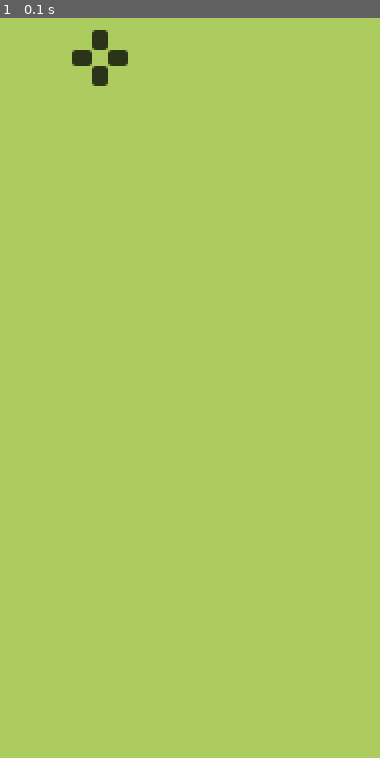
Above: before the commit, frame 1.
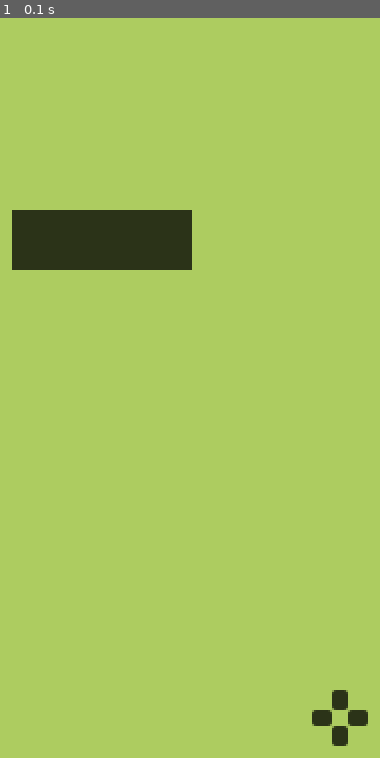
Above: after the commit, the same moment.

Repository: Trickaay/Pygame---Snake
Game: pygame game, started from snake.py
The game is run twice, just before and just after one commit, with the same random seed, the same clock (stepped at 60 frames per second) and the same inputs.
Inputs:
- Up to frame 1 (0.1 s): no input

The runs differ from the first frame. In frame 1, 4.8% of the frame differs, in the area x 3-97%, y 1-99%.

Commit message:
Update snake.py
Added class for snake/body

Diff:
--- a/snake.py
+++ b/snake.py
@@ -1,4 +1,4 @@
-import pygame, sys
+import pygame, sys, random
 from pygame.math import Vector2
 
 pygame.init()
@@ -11,11 +11,26 @@
 
 class Food:
     def __init__(self):
-        self.position = Vector2(5, 6)
+        self.position = self.generate_random_pos()
 
     def draw(self):
         food_rect = pygame.Rect(self.position.x*cell_size, self.position.y*cell_size, cell_size, cell_size)
         screen.blit(food_surface, food_rect)
+
+    def generate_random_pos(self):
+        x = random.randint(0, number_of_cells-1)
+        y = random.randint(0, number_of_cells-1)
+        position = Vector2(x, y)
+        return position
+
+class Snake:
+    def __init__(self):
+        self.body = [Vector2(6, 9), Vector2(5, 9), Vector2(4, 9)]
+
+    def draw(self):
+        for segment in self.body:
+            segment_rect = (segment.x * cell_size, segment.y * cell_size, cell_size, cell_size)
+            pygame.draw.rect(screen, DARK_GREEN, segment_rect)
 
 screen = pygame.display.set_mode((cell_size*number_of_cells, cell_size*number_of_cells))
 
@@ -24,6 +39,8 @@
 clock = pygame.time.Clock()
 
 food = Food()
+snake = Snake()
+
 food_surface = pygame.image.load("Assets/food.png").convert_alpha()
 
 while True:
@@ -34,6 +51,7 @@
 
     screen.fill(GREEN)
     food.draw()
+    snake.draw()
 
     pygame.display.update()
     clock.tick(60)
